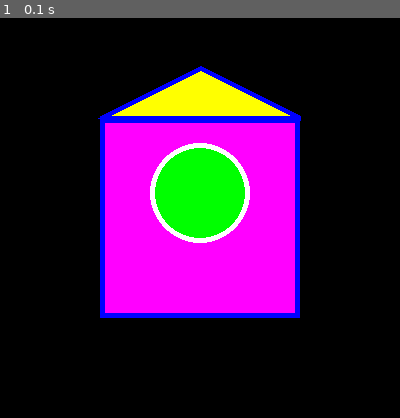
Above: before the commit, frame 1.
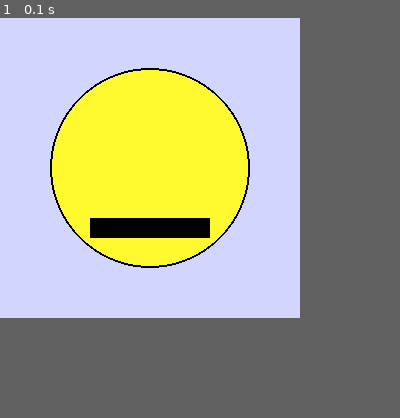
Above: after the commit, the same moment.

Repository: dxd1dxd/Test
Game: pygame game, started from Pygame/Case_1.py
Same seed, same stepped clock (60 frames per second), same inputs: the game is played once before the commit and once after it.
Inputs:
- Up to frame 1 (0.1 s): no input
The window is 400x400 before the commit and 300x300 after it. Grey fills any space a smaller window leaves; there, only what the larger window draws over its background counts as a difference.

The runs differ from the first frame. In frame 1, 56% of the frame differs, in the area x 0-76%, y 0-75%.

Commit message:
Прорисовал фон, лицо и рот

Diff:
--- a/Pygame/Case_1.py
+++ b/Pygame/Case_1.py
@@ -4,16 +4,14 @@
 pygame.init()
 
 FPS = 30
-screen = pygame.display.set_mode((400, 400))
-
-rect(screen, (255, 0, 255), (100, 100, 200, 200))
-rect(screen, (0, 0, 255), (100, 100, 200, 200), 5)
-polygon(screen, (255, 255, 0), [(100,100), (200,50),
-                               (300,100), (100,100)])
-polygon(screen, (0, 0, 255), [(100,100), (200,50),
-                               (300,100), (100,100)], 5)
-circle(screen, (0, 255, 0), (200, 175), 50)
-circle(screen, (255, 255, 255), (200, 175), 50, 5)
+screen = pygame.display.set_mode((300, 300))
+#coloring the background
+rect(screen, (210, 214, 255), (0, 0, 300, 300))
+#creating a face
+circle(screen, (255, 249, 48), (150, 150), 98)
+circle(screen, (0, 0, 0), (150, 150), 100, 2)
+#creating a mouth
+rect(screen, (0, 0, 0), (90, 200, 120, 20))
 
 pygame.display.update()
 clock = pygame.time.Clock()
